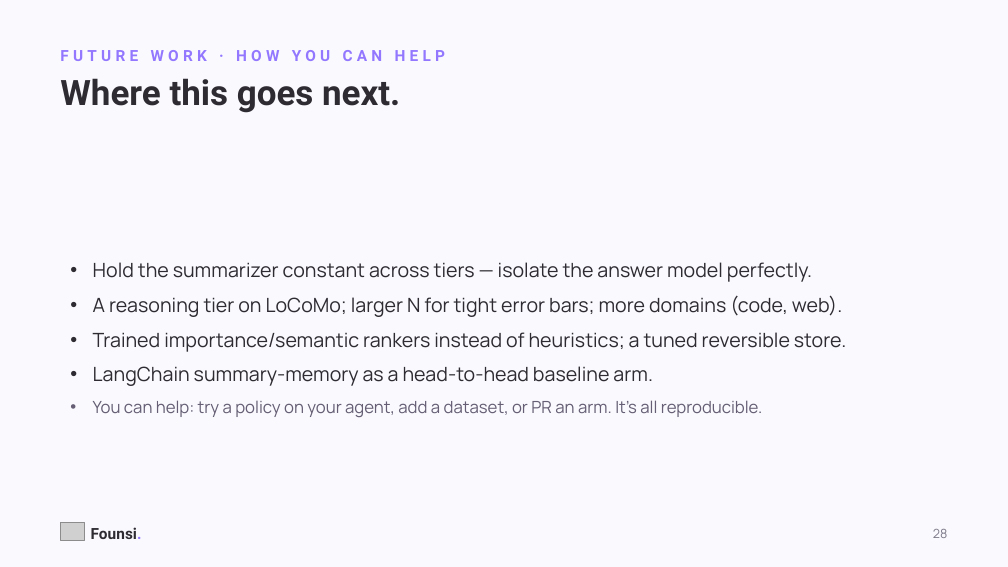
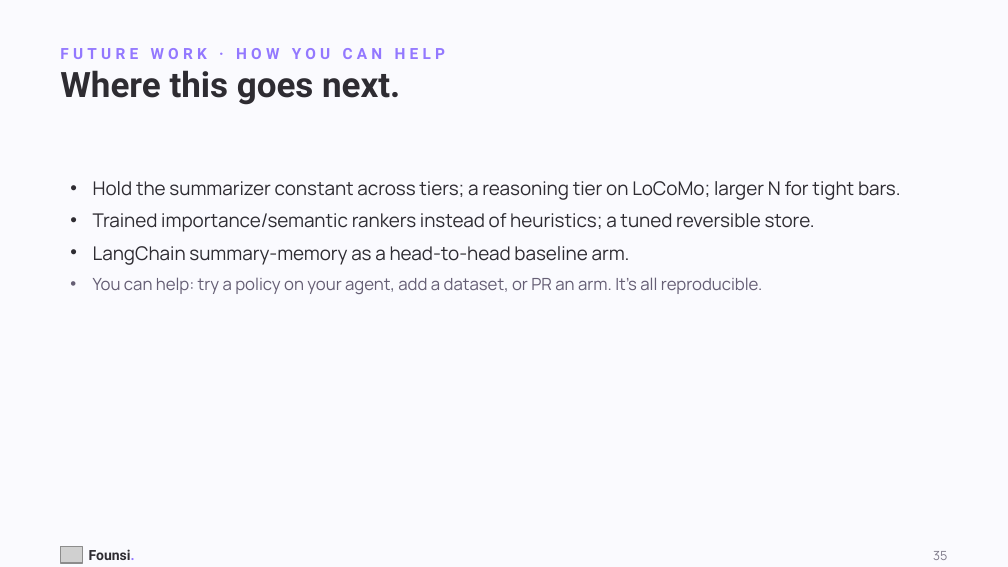
Before and after one commit to kanishkpatel1995/agent-harness, a slide deck: slide 35 of presentation/founsi-context-engineering.pptx (slide 28 before the commit). Drawn at 1008x567 pixels with LibreOffice and Linux fonts; fonts in the diff are those of the drawing; grey boxes stand for pictures. Boxes give left, top, right and bottom in pixels: in the first picture for what was removed or moved away, otherwise in the second. Text is boxed around its words. In the diff, an @@ line names an element or a change of style, - is before the commit and + after.

```diff
--- a/presentation/founsi-context-engineering.pptx
+++ b/presentation/founsi-context-engineering.pptx
@@ text "Where this goes next." at [60, 70, 400, 105]: line spacing 1 to 26pt @@
@@ text "Hold the summarizer constant across ...": place and size @@
-text "Hold the summarizer constant across ..." at [93, 262, 846, 417]
+text "Hold the summarizer constant across ..." at [93, 181, 901, 294]
@@ text "Hold the summarizer constant across ..." at [93, 181, 901, 294]: vertical alignment middle to top @@
@@ text at [93, 181, 901, 200]: text changed; size 14 to 13.5 pt @@
-• Hold the summarizer constant across tiers — isolate the answer model perfectly.
-• A reasoning tier on LoCoMo; larger N for tight error bars; more domains (code, web).
+• Hold the summarizer constant across tiers; a reasoning tier on LoCoMo; larger N for tight bars.
@@ text at [93, 213, 815, 294]: size 14 to 13.5 pt in "Trained importance/semantic rankers instead of heuristics; a ...", "LangChain summary-memory as a head-to-head baseline arm."; less space between paragraphs @@
@@ picture removed at [60, 522, 85, 540] @@
@@ text removed at [933, 529, 947, 538] @@
-28
@@ picture added at [60, 546, 83, 563] @@
@@ text "Founsi.": place and size @@
-text "Founsi." at [91, 527, 142, 539]
+text "Founsi." at [89, 549, 135, 560]
@@ text "Founsi." at [89, 549, 135, 560]: size 11 to 10 pt @@
@@ text added at [933, 551, 947, 560], 9 pt, text #7E7A8A @@
+35
```
Also in this commit, not shown: 21 other slides changed, 16 slides added, 19 slides removed, 9 other files.
